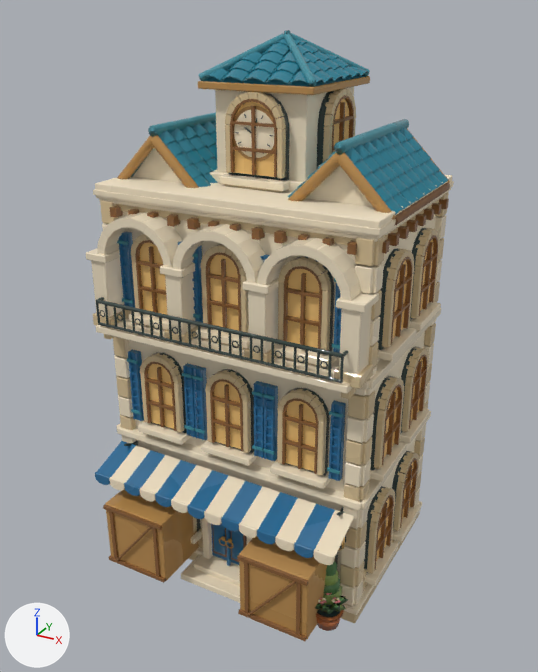
Two versions of the Blender file art/blender-city/models/harbor/shop_3/source.blend, one commit apart.
Before and after are seen from a 50 mm lens placed at (1.106, -2.02, 1.819), pointed at (0.008, -0.025, 0.821). The lights are fixed; the arrows at lower left show +X, +Y and +Z. The first picture is the older version.

Names of what the first picture shows: 'harbor_shop_3_geometry'.
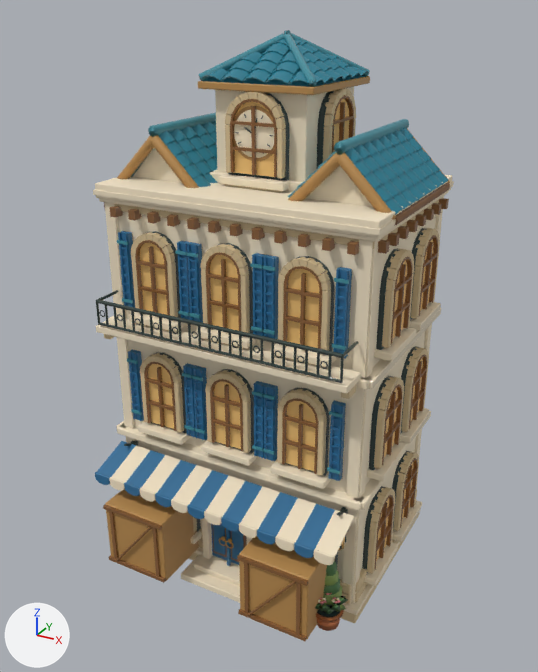
Boxes (x1, y1, x2, y2) around the edits, measured in the pictures (538 x 672 px):
'harbor_shop_3_geometry', reshaped: before (86, 30, 454, 641); after (93, 30, 454, 641)
part 1 of me_harbor_shop_3_mesh, deleted (beige): before (86, 200, 446, 606)
part 2 of me_harbor_shop_3_mesh, cut back (mostly hidden before): before (100, 192, 449, 605); after (105, 192, 448, 604)
part 3 of me_harbor_shop_3_mesh, surface changed: (96, 32, 449, 630) in both

The change, as a list of edits to the scene's bpy script:
```text
Change me_harbor_shop_3_mesh:
    used by ob_harbor_shop_3_geometry; parent = ob_harbor_shop_3; location = (0.0, 0.0, 0.0)
    remove me_harbor_shop_3_mesh.from_pydata(...)  # 31012 vertices, 23680 faces; spans x -0.49..0.49, y -0.48..0.48, z 0.0..1.76
    add me_harbor_shop_3_mesh.from_pydata(...)  # 27476 vertices, 19908 faces; spans x -0.49..0.49, y -0.48..0.48, z 0.0..1.76
    me_harbor_shop_3_mesh part 1: 162 loose pieces with 3408 vertices, spanning x -0.46..0.46, y -0.35..0.37, z 0.06..1.28, are deleted
    me_harbor_shop_3_mesh part 2
    176 vertices are removed from x -0.46..0.46, y -0.26..0.36, z 0.06..1.28
    305 faces are deleted
    10 vertices move within x -0.44..0.44, y -0.26..0.34, z 0.06..1.28
    48 vertices are added at x -0.45..0.45, y -0.26..0.35, z 0.06..1.28
    145 new faces join them, mat_harbor_shop_3___solid
    me_harbor_shop_3_mesh part 3: 19711 kept faces spanning x -0.49..0.49, y -0.48..0.48, z 0.0..1.76 get new texture (UV) coordinates
```
